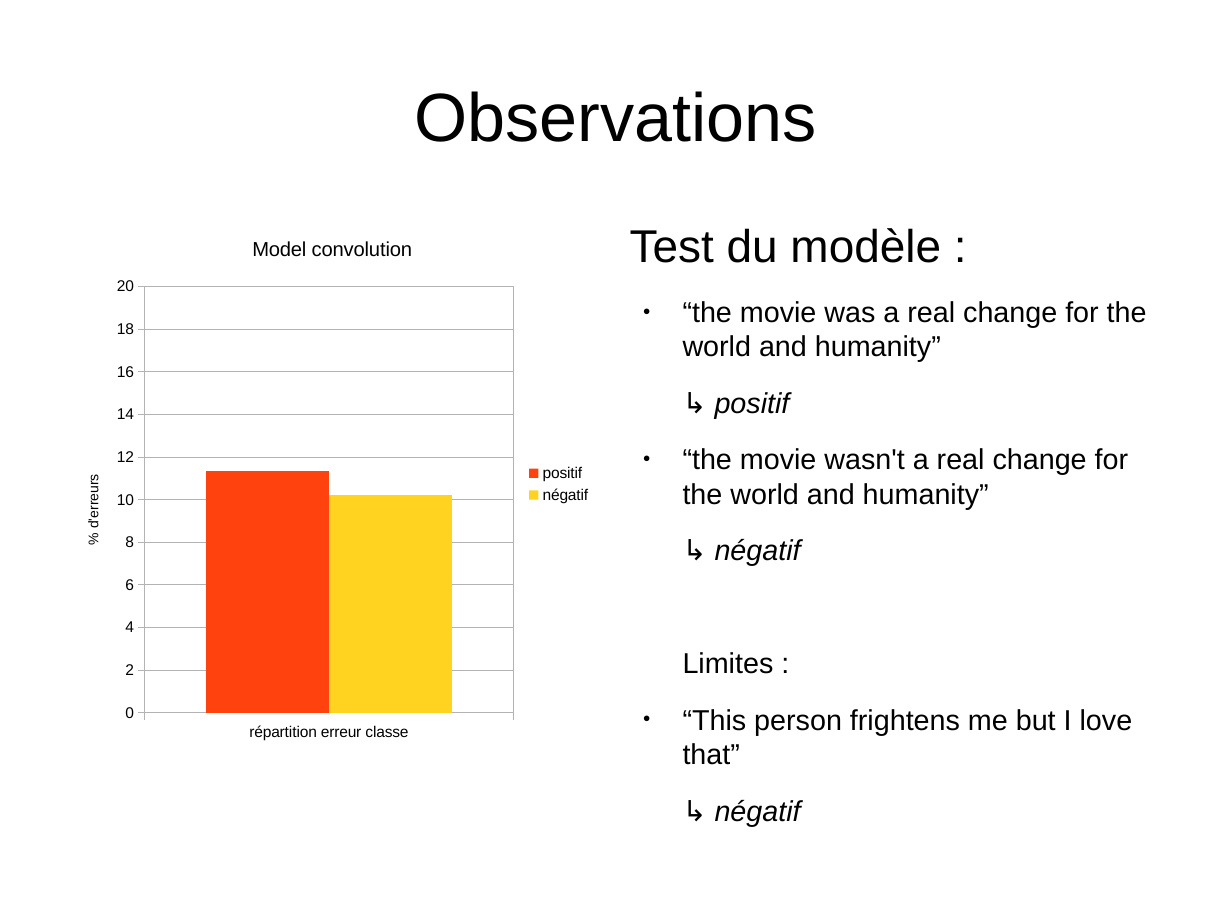
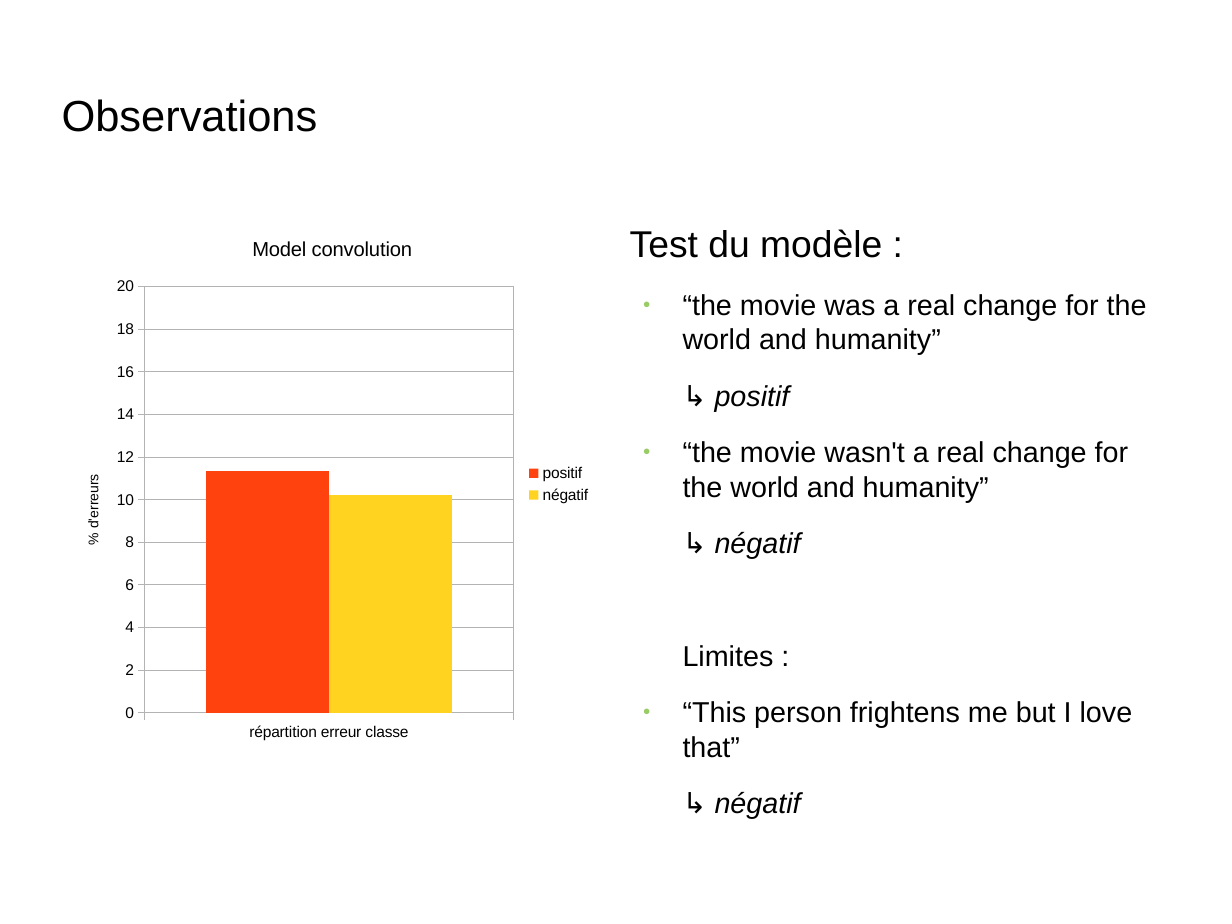
Before and after one commit to Ipsedo/TER_modele_neuronaux, a slide deck: slide 8 of presentation.odp (slide 4 before the commit). Drawn at 1232x924 pixels with LibreOffice and Linux fonts; fonts in the diff are those of the drawing; background and template pictures are left out. Boxes give left, top, right and bottom in pixels: in the first picture for what was removed or moved away, otherwise in the second. Text is boxed around its words. In the diff, an @@ line names an element or a change of style, - is before the commit and + after.

```diff
--- a/presentation.odp
+++ b/presentation.odp
@@ title "Observations": place and size @@
-title "Observations" at [415,91,817,142]
+title "Observations" at [62,99,318,132]
@@ title "Observations" at [62,99,318,132]: size 44 to 28 pt; alignment centre to left @@
@@ text "Test du modèle :" at [630,229,1147,758]: size 29.6 to 24.1 pt in "Test du modèle :"; bullet colour #000000 to #99CC66 @@
```
Also in this commit, not shown: 3 other slides changed, 5 slides added.
